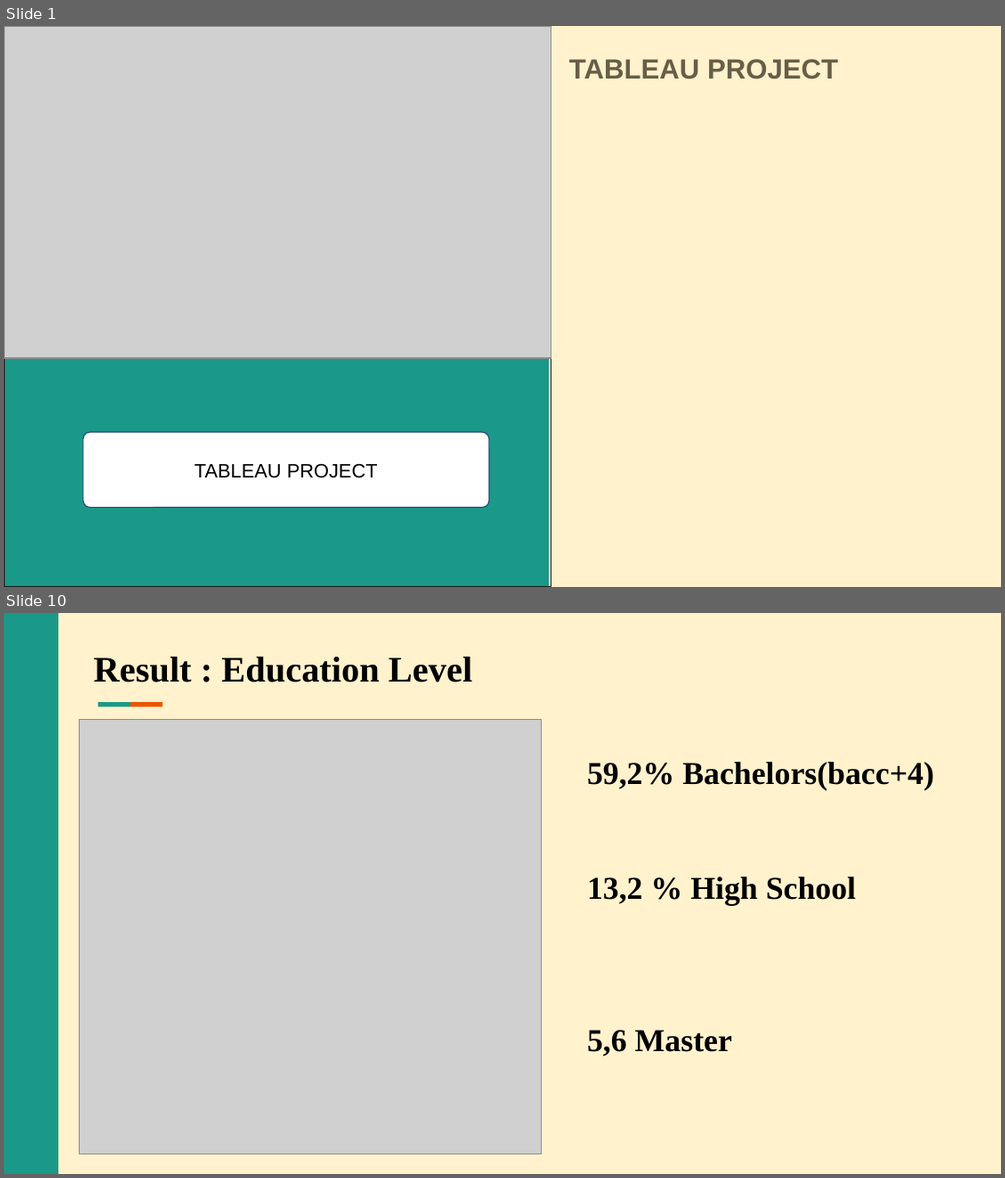
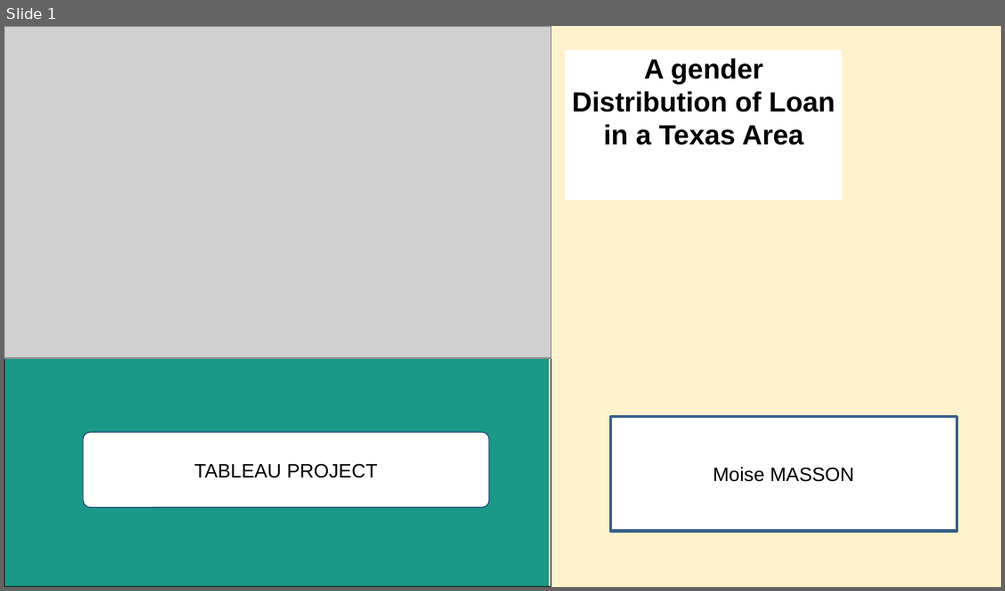
Before and after one commit to Ben-Judas/Tableau-Project, a slide deck: Project Tableau.pptx. Shown one above the other, each under a label of ours: slides 1 and 10 before the commit, slide 1 after it; the slides between them are not shown. The pictures are 1005x1178 and 1005x591 pixels, drawn with LibreOffice and Linux fonts; fonts in the diff are those of the drawing; grey boxes stand for pictures; background and template pictures are left out. Boxes give left, top, right and bottom in pixels: in the first picture for what was removed or moved away, otherwise in the second. Text is boxed around its words. In the diff, an @@ line names an element or a change of style, - is before the commit and + after.

```diff
--- a/Project Tableau.pptx
+++ b/Project Tableau.pptx
@@ slide 10 removed at <box>4,613,1001,1174</box>, background #FFF2CC @@
@@ freeform shape removed at <box>4,613,59,1173</box> @@
@@ title removed at <box>94,657,472,682</box> @@
-Result : Education Level
@@ freeform shape removed at <box>97,702,129,706</box> @@
@@ freeform shape removed at <box>130,702,162,706</box> @@
@@ picture removed at <box>80,720,542,1154</box> @@
@@ text removed at <box>587,762,934,1056</box> @@
-59,2% Bachelors(bacc+4)
-13,2 % High School
-5,6 Master
@@ slide 1 changed as well @@
@@ rectangle added at <box>566,50,842,200</box>, fill #FFFFFF, 20 pt, text #000000, bold @@
+A gender Distribution of Loan in a Texas Area
@@ text removed at <box>569,59,838,79</box> @@
-TABLEAU PROJECT
@@ rectangle added at <box>611,416,957,531</box>, fill #FFFFFF, outline #3A5F8C 2 pt, 14 pt, text #000000 @@
+Moise MASSON
```
Also in this commit, not shown: 1 other slide changed, 4 slides added, 11 other slides removed.
